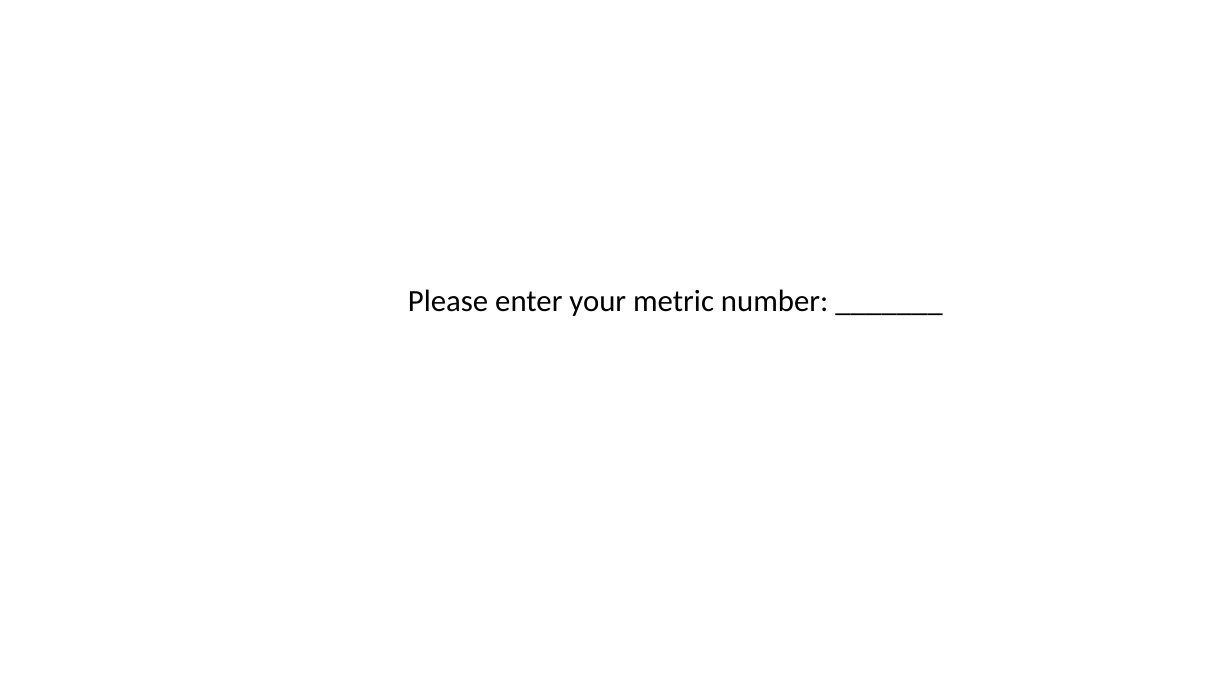
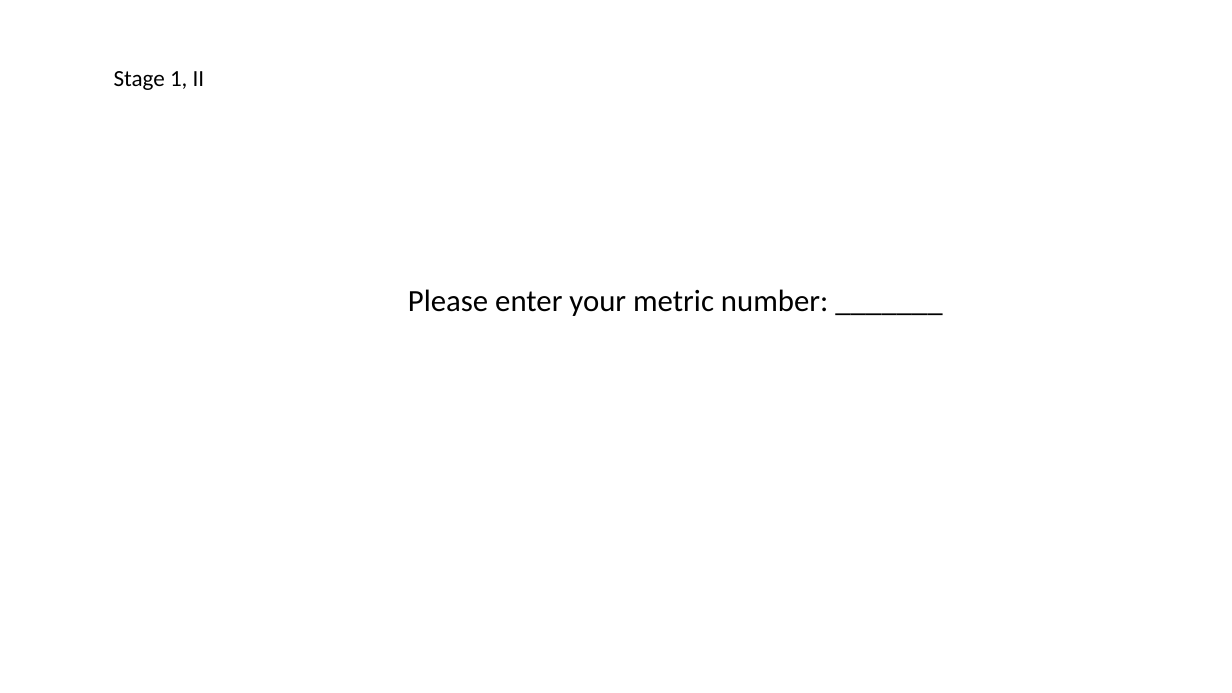
Before and after one commit to ZWLori/robo-advisor, a slide deck: slide 2 of PRD/mock-ups for Yihan's project.pptx (slide 1 before the commit). Drawn at 1232x693 pixels with LibreOffice and Linux fonts; fonts in the diff are those of the drawing. Boxes give left, top, right and bottom in pixels: in the first picture for what was removed or moved away, otherwise in the second. Text is boxed around its words. In the diff, an @@ line names an element or a change of style, - is before the commit and + after.

```diff
--- a/PRD/mock-ups for Yihan's project.pptx
+++ b/PRD/mock-ups for Yihan's project.pptx
@@ text added at <box>114,71,205,90</box>, 18 pt, text #000000 @@
+Stage 1, II
```
Also in this commit, not shown: 5 other slides changed, 1 slide added, 1 slide removed, 3 other files.
